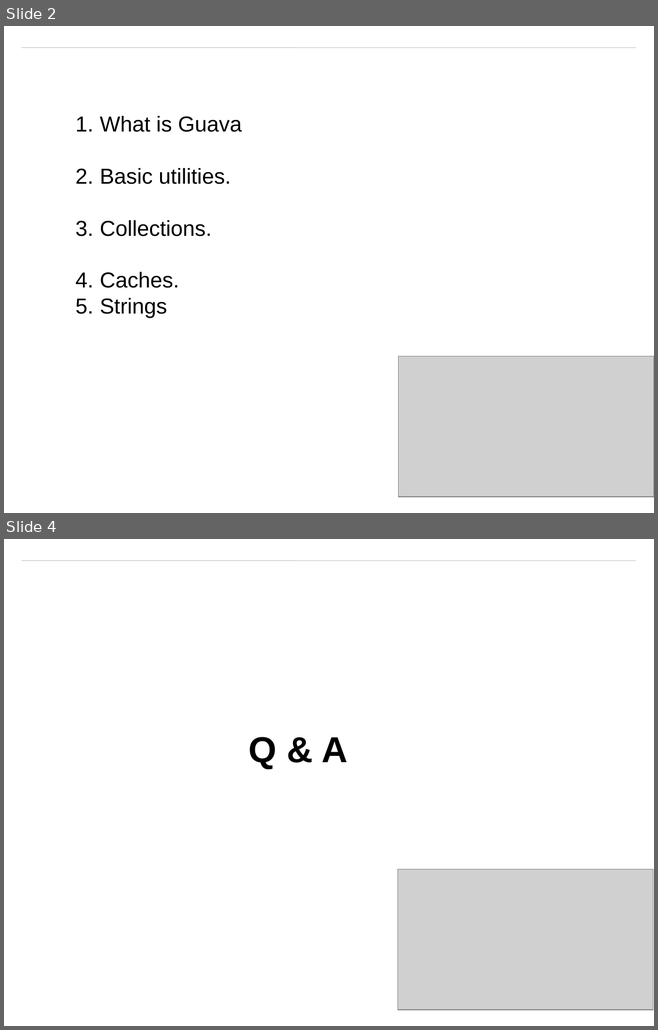
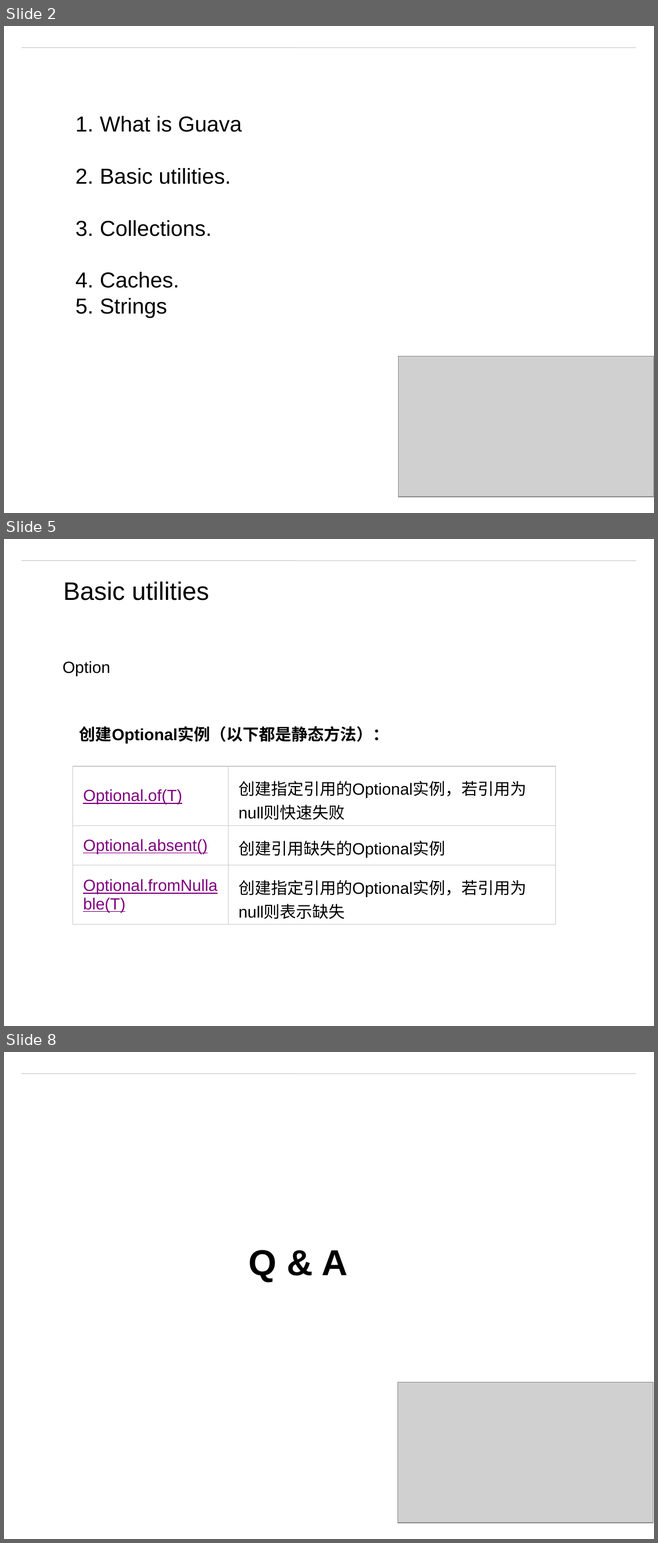
Before and after one commit to matt19870107/Guava, a slide deck: Guava.pptx. Shown one above the other, each under a label of ours: slides 2 and 4 before the commit, slides 2, 5 and 8 after it; the slides between them are not shown. The pictures are 658x1030 and 658x1543 pixels, drawn with LibreOffice and Linux fonts; fonts in the diff are those of the drawing; grey boxes stand for pictures; background and template pictures are left out. Boxes give left, top, right and bottom in pixels: in the first picture for what was removed or moved away, otherwise in the second. Text is boxed around its words. In the diff, an @@ line names an element or a change of style, - is before the commit and + after.

Commit message:
option

```diff
--- a/Guava.pptx
+++ b/Guava.pptx
@@ slide 5 added at (4, 539, 654, 1026), background #FFFFFF; not listed: 1 template element that a slide beside it also shows @@
@@ text added at (63, 581, 209, 600), 28 pt, text #000000 @@
+Basic utilities
@@ text added at (63, 661, 110, 676), 18 pt, text #000000 @@
+Option
@@ text added at (79, 726, 389, 744), 18 pt, text #000000, bold @@
+创建Optional实例（以下都是静态方法）：
@@ table added at (73, 766, 556, 925), 3 rows, 2 columns @@
+Optional.of(T) | 创建指定引用的Optional实例，若引用为null则快速失败
+Optional.absent() | 创建引用缺失的Optional实例
+Optional.fromNullable(T) | 创建指定引用的Optional实例，若引用为null则表示缺失
@@ what was slide 4 is now slide 8 @@
```
Also in this commit, not shown: 4 other slides added, 1 slide removed, 13 other files.
